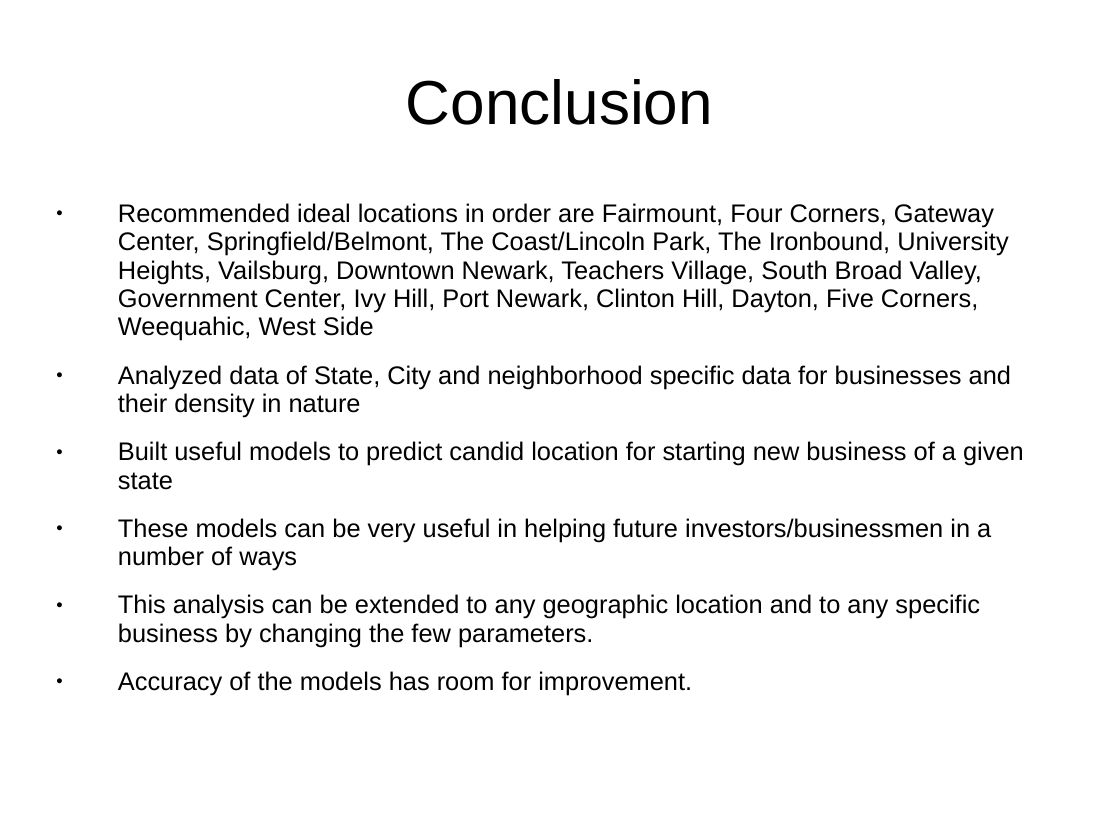
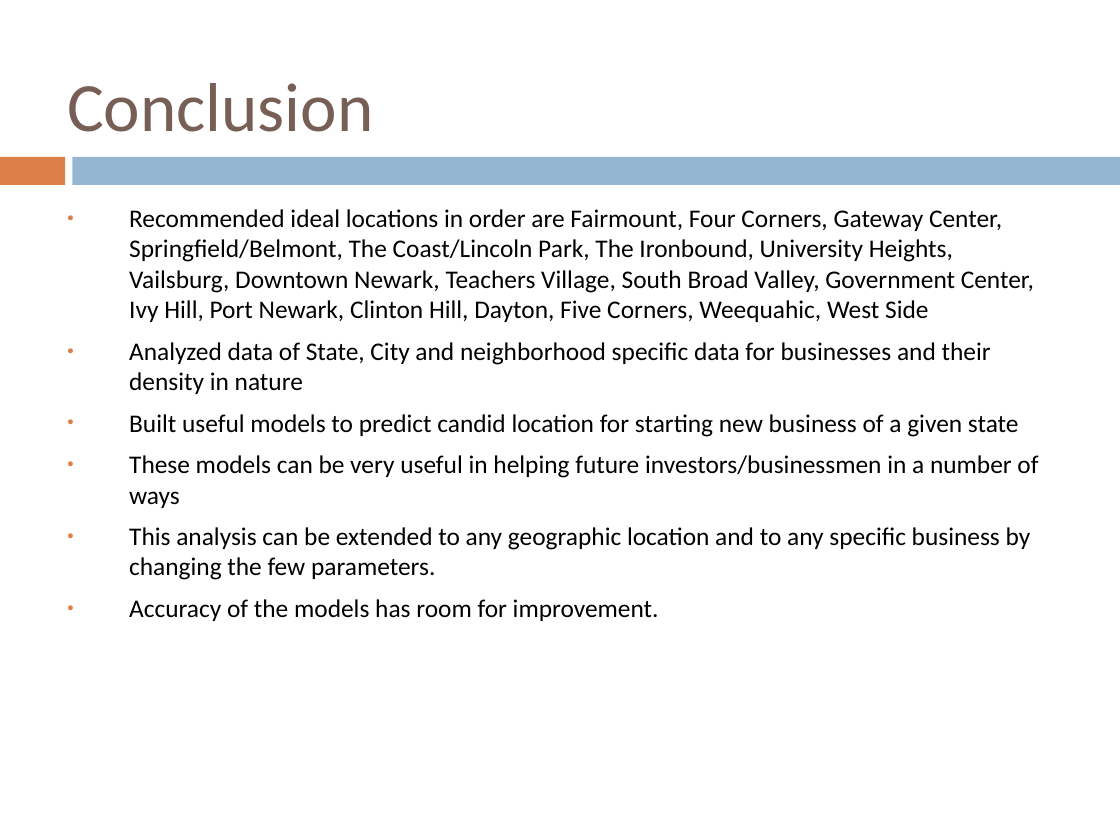
Before and after one commit to gogulapati/Coursera_Capstone, a slide deck: slide 10 of CapstoneProject_FinalPresentation.ppt. Drawn at 1120x840 pixels with LibreOffice and Linux fonts; fonts in the diff are those of the drawing. Boxes give left, top, right and bottom in pixels: in the first picture for what was removed or moved away, otherwise in the second. Text is boxed around its words. In the diff, an @@ line names an element or a change of style, - is before the commit and + after.

```diff
--- a/CapstoneProject_FinalPresentation.ppt
+++ b/CapstoneProject_FinalPresentation.ppt
@@ title "Conclusion" at (67, 83, 373, 132): size 44 to 49 pt, font Arial to Calibri, text colour #000000 to #775F55; alignment centre to left; line spacing 0.93 to 1 @@
@@ rectangle added at (0, 157, 65, 185), fill #DD8047 @@
@@ rectangle added at (72, 157, 1120, 185), fill #94B6D2 @@
@@ text "Recommended ideal locations in order ..." at (129, 209, 1038, 621): font Arial to Calibri; line spacing 0.93 to 1; less space between paragraphs; bullet colour #000000 to #DD8047 @@
```
Also in this commit, not shown: 9 other slides changed.
